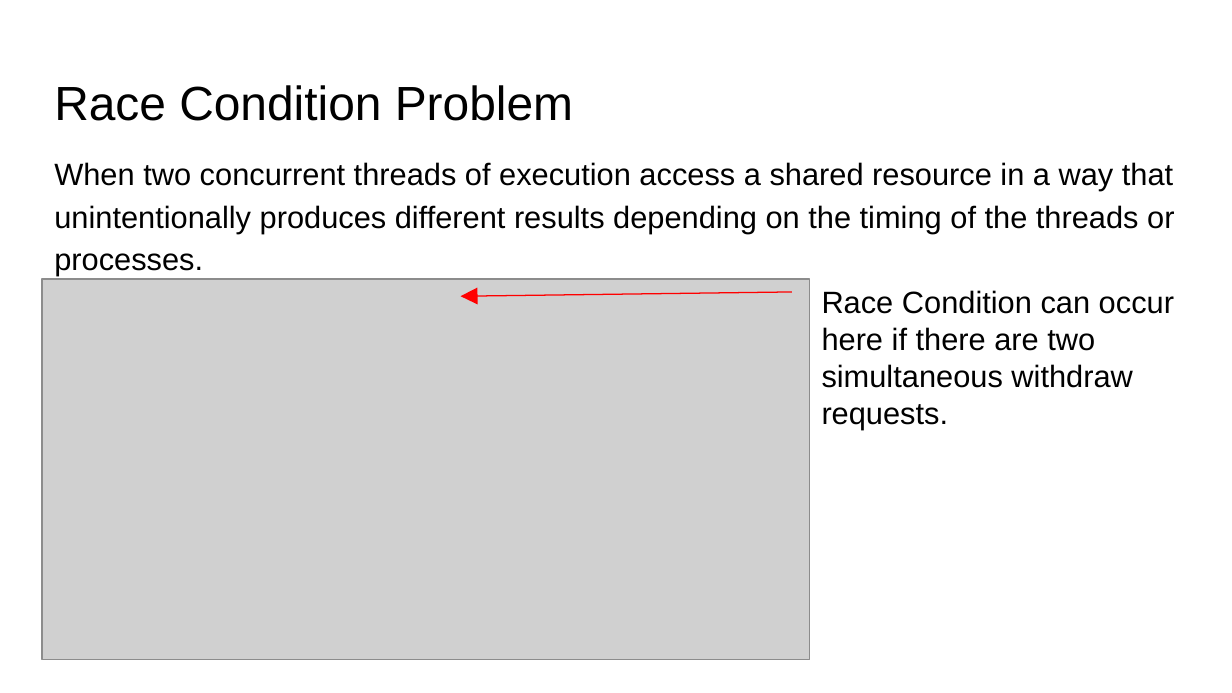
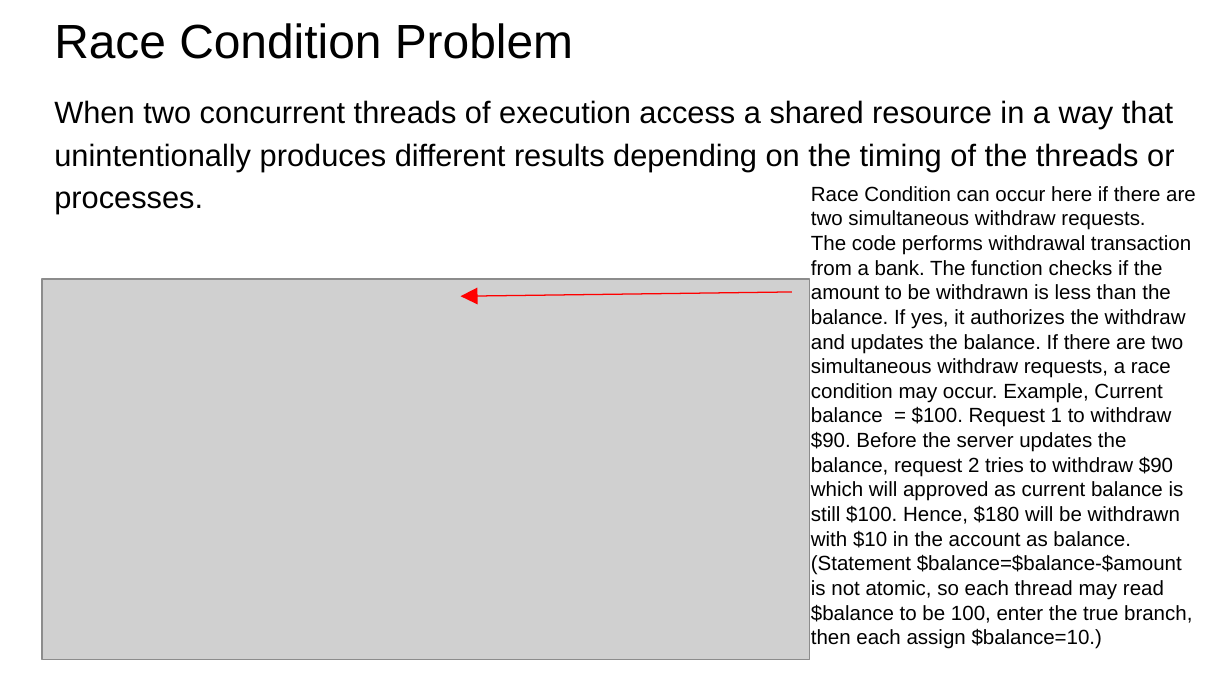
Before and after one commit to gulaoshi/gu.github.io, a slide deck: slide 4 of InfoSec/PPTs/Labs/Lab2-Race_Condition.pptx. Drawn at 1232x693 pixels with LibreOffice and Linux fonts; fonts in the diff are those of the drawing; grey boxes stand for pictures. Boxes give left, top, right and bottom in pixels: in the first picture for what was removed or moved away, otherwise in the second. Text is boxed around its words. In the diff, an @@ line names an element or a change of style, - is before the commit and + after.

```diff
--- a/InfoSec/PPTs/Labs/Lab2-Race_Condition.pptx
+++ b/InfoSec/PPTs/Labs/Lab2-Race_Condition.pptx
@@ title "Race Condition Problem": place and size @@
-title "Race Condition Problem" at box(54, 85, 573, 121)
+title "Race Condition Problem" at box(54, 23, 573, 59)
@@ text "When two concurrent threads of ...": place and size @@
-text "When two concurrent threads of ..." at box(54, 162, 1174, 276)
+text "When two concurrent threads of ..." at box(54, 100, 1174, 214)
@@ text "Race Condition can occur here ...": place and size @@
-text "Race Condition can occur here ..." at box(822, 290, 1174, 430)
+text "Race Condition can occur here ..." at box(811, 186, 1196, 649)
@@ text at box(811, 186, 1196, 230): size 18 to 12 pt in "Race Condition can occur here if there ..." @@
@@ text at box(811, 235, 1192, 649): paragraph added @@
+The code performs withdrawal transaction from a bank. The function checks if the amount to be withdrawn is less than the balance. If yes, it authorizes the withdraw and updates the balance. If there are two simultaneous withdraw requests, a race condition may occur. Example, Current balance = $100. Request 1 to withdraw $90. Before the server updates the balance, request 2 tries to withdraw $90 which will approved as current balance is still $100. Hence, $180 will be withdrawn with $10 in the account as balance. (Statement $balance=$balance-$amount is not atomic, so each thread may read $balance to be 100, enter the true branch, then each assign $balance=10.)
```
Also in this commit, not shown: 4 other slides changed, 1 other file.
